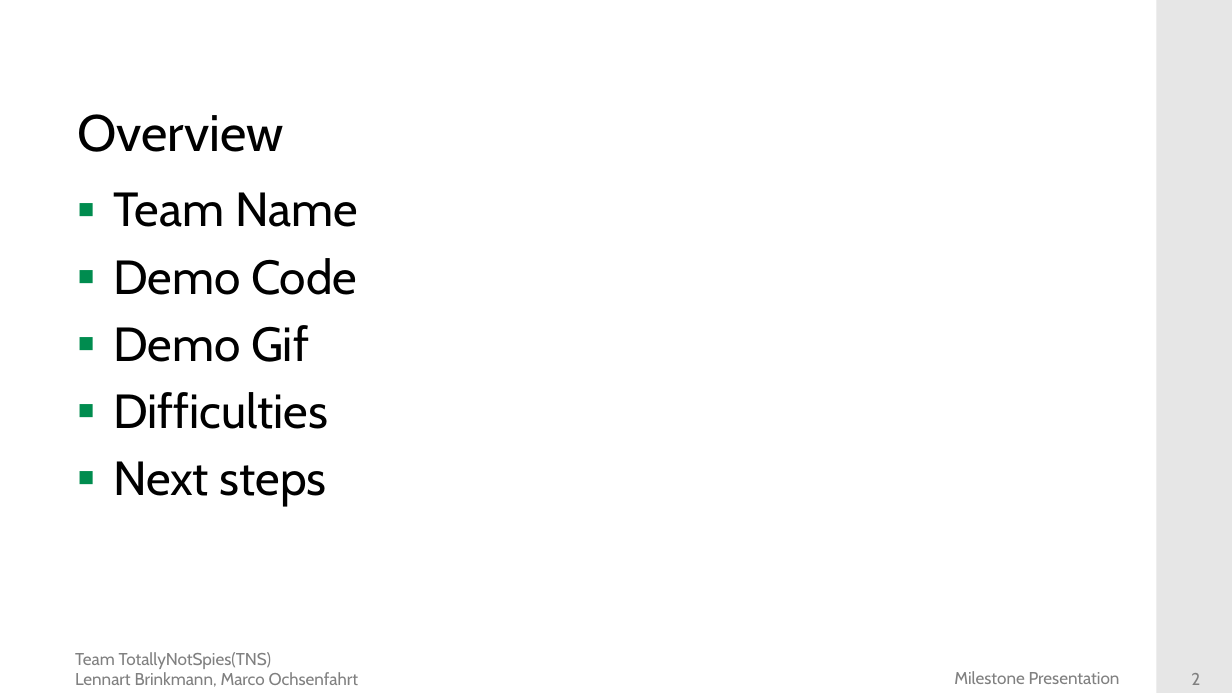
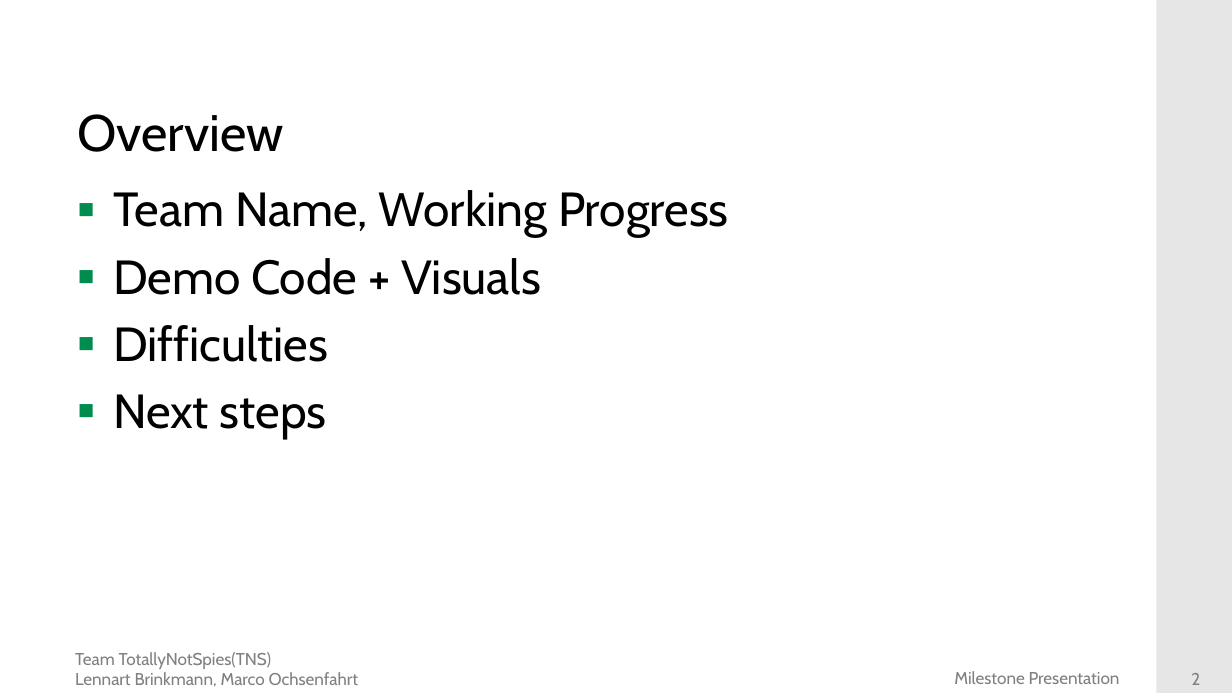
Before and after one commit to DieMango/PiB_Bri_Och, a slide deck: slide 2 of Milestone1 Presentation.pptx. Drawn at 1232x693 pixels with LibreOffice and Linux fonts; fonts in the diff are those of the drawing; background and template pictures are left out. Boxes give left, top, right and bottom in pixels: in the first picture for what was removed or moved away, otherwise in the second. Text is boxed around its words. In the diff, an @@ line names an element or a change of style, - is before the commit and + after.

```diff
--- a/Milestone1 Presentation.pptx
+++ b/Milestone1 Presentation.pptx
@@ text at [113, 190, 729, 295]: text changed @@
-▪ Team Name
-▪ Demo Code
-▪ Demo Gif
+▪ Team Name, Working Progress
+▪ Demo Code + Visuals
```
Also in this commit, not shown: 3 other slides changed, 3 slides added, 2 slides removed.
